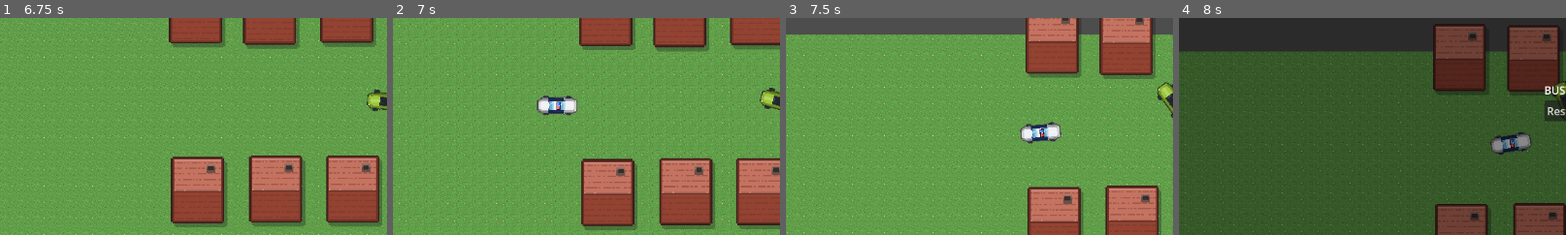
Above: before the commit, frames 1-4 (left to right).
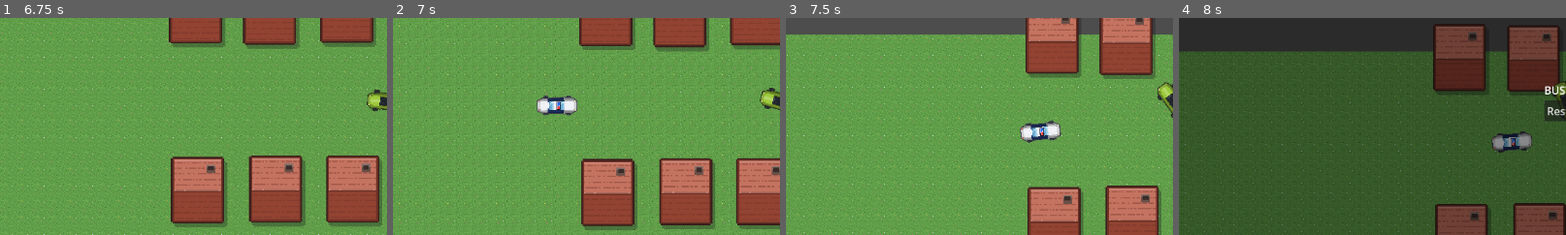
Above: after the commit, the same moments.

Repository: frost1335/car-game
Game: Godot game, scene res://scenes/Game.tscn
Same seed, same stepped clock (60 frames per second), same inputs: the game is played once before the commit and once after it.
Inputs:
- Up to frame 1 (6.75 s): hold D (turn_right) 0.53-1.28 s; hold Down (brake) 1.28-2.03 s; hold D (turn_right) 2.03-2.75 s; click "Restart" at 2.75 s; hold D (turn_right) 3.53-4.28 s; hold A (turn_left) 4.28-5.78 s; hold Down (brake) 5.78-6.53 s; hold D (turn_right) from 6.53 s (still down)
- Up to frame 2 (7 s): keep holding D (turn_right)
- Up to frame 3 (7.5 s): keep holding D (turn_right)
- Up to frame 4 (8 s): keep holding D (turn_right)
The pictures show only the part of the screen within x 0-50%, y 31-81%; the shares and areas given below are measured in that part.

Frame 1 is identical in both runs. In frame 2, 0.1% of the frame differs, in the area x 37-48%, y 35-44%; in frame 3, 0.5%; in frame 4, 0.5%, in the area x 80-92%, y 52-63%.

Commit message:
feat: add steering based on dynamic cone check and reinforce the dynamic dodge from objects

Diff:
--- a/scenes/PoliceCar.tscn
+++ b/scenes/PoliceCar.tscn
@@ -7,7 +7,7 @@
 size = Vector2(38.000004, 82)
 
 [sub_resource type="CircleShape2D" id="CircleShape2D_o5y4u"]
-radius = 448.0402
+radius = 434.00116
 
 [node name="PoliceCar" type="CharacterBody2D" unique_id=418145021]
 collision_layer = 4
--- a/scripts/police_car.gd
+++ b/scripts/police_car.gd
@@ -24,6 +24,7 @@
 @export var impact_speed_loss: float = 0.6    # fraction of speed scrubbed on a full head-on hit
 @export var push_scale: float = 0.8           # impulse applied to RigidBody2D props
 @export var wreck_impact_speed: float = 250.0 # at or above this -> destroyed
+@export var steer_rate := 2.0
 
 # Nearby objects list
 var nearby: Array[Node2D] = []
@@ -37,7 +38,6 @@
 var steer_direction: float = 0.0
 var dead: bool = false
 var chasing: bool = true
-
 
 func _ready() -> void:
 	add_to_group("police")
@@ -60,7 +60,7 @@
 
 	acceleration = Vector2.ZERO
 	if chasing and target and is_instance_valid(target):
-		_chase()
+		_chase(delta)
 	else:
 		_pull_over()
 	_apply_resistance(delta)
@@ -92,47 +92,45 @@
 	acceleration = -velocity.normalized() * arrest_brake
 
 
-func _chase() -> void:
+func _chase(delta) -> void:
 	var to_target := target.global_position - global_position
 	var max_steer := deg_to_rad(steering_angle)
 	var max_steer_avoid := deg_to_rad(steering_angle + 4)
 	var chosenn_deg := INF
 	var directions: Array[float] = []
 
-	steer_direction = clamp(transform.x.angle_to(to_target), -max_steer, max_steer)
 	acceleration = transform.x * engine_power
 
 	for object in nearby:
 		var to_object = object.global_position - global_position
 		var obj_deg = rad_to_deg(transform.x.angle_to(to_object))
 		var target_deg = rad_to_deg(transform.x.angle_to(to_target))
+
 		var radius = object.get_meta("radius")
-
-		var point_angle = rad_to_deg(asin(radius / to_object.length())) + 20
-
-		print(point_angle)
+		var distance = to_object.length()
+
+		var half_angular = rad_to_deg(asin(radius / distance))
+		var margin = 30.0
 
 		# reset chosen direction
 		chosenn_deg = INF
 
-		if obj_deg < 60 and obj_deg >= 0:
+		if abs(obj_deg) < half_angular + margin:
 			if target_deg > obj_deg:
-				chosenn_deg = obj_deg + point_angle
+				chosenn_deg = obj_deg + (half_angular + 60.0)
 			else:
-				chosenn_deg =obj_deg - point_angle
-
-		if obj_deg < 0 and obj_deg > -60:
-			if target_deg > obj_deg:
-				chosenn_deg = obj_deg + point_angle
-			else:
-				chosenn_deg = obj_deg - point_angle
+				chosenn_deg = obj_deg - (half_angular + 60.0)
 
 		if chosenn_deg != INF:
 			directions.append(chosenn_deg)
 
 	if directions.size():
 		var final_direction = (directions.max() + directions.min()) / 2
-		steer_direction = clamp(deg_to_rad(final_direction), -max_steer_avoid, max_steer_avoid)
+		var desired = clamp(deg_to_rad(final_direction), -max_steer_avoid, max_steer_avoid)
+
+		steer_direction = move_toward(steer_direction, desired, steer_rate * delta)
+	else:
+		steer_direction = clamp(transform.x.angle_to(to_target), -max_steer, max_steer)
 
 func _resolve_contacts() -> void:
 	for i in get_slide_collision_count():
